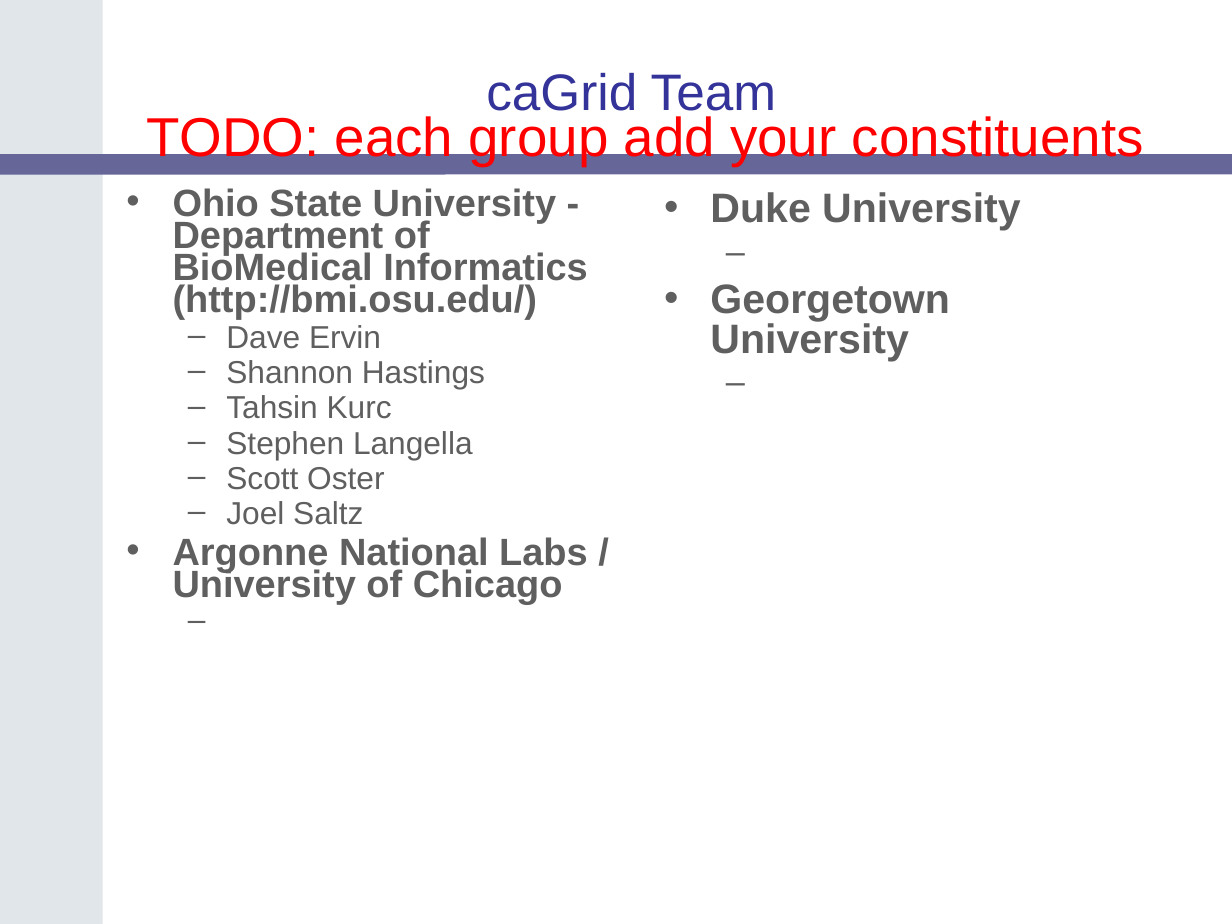
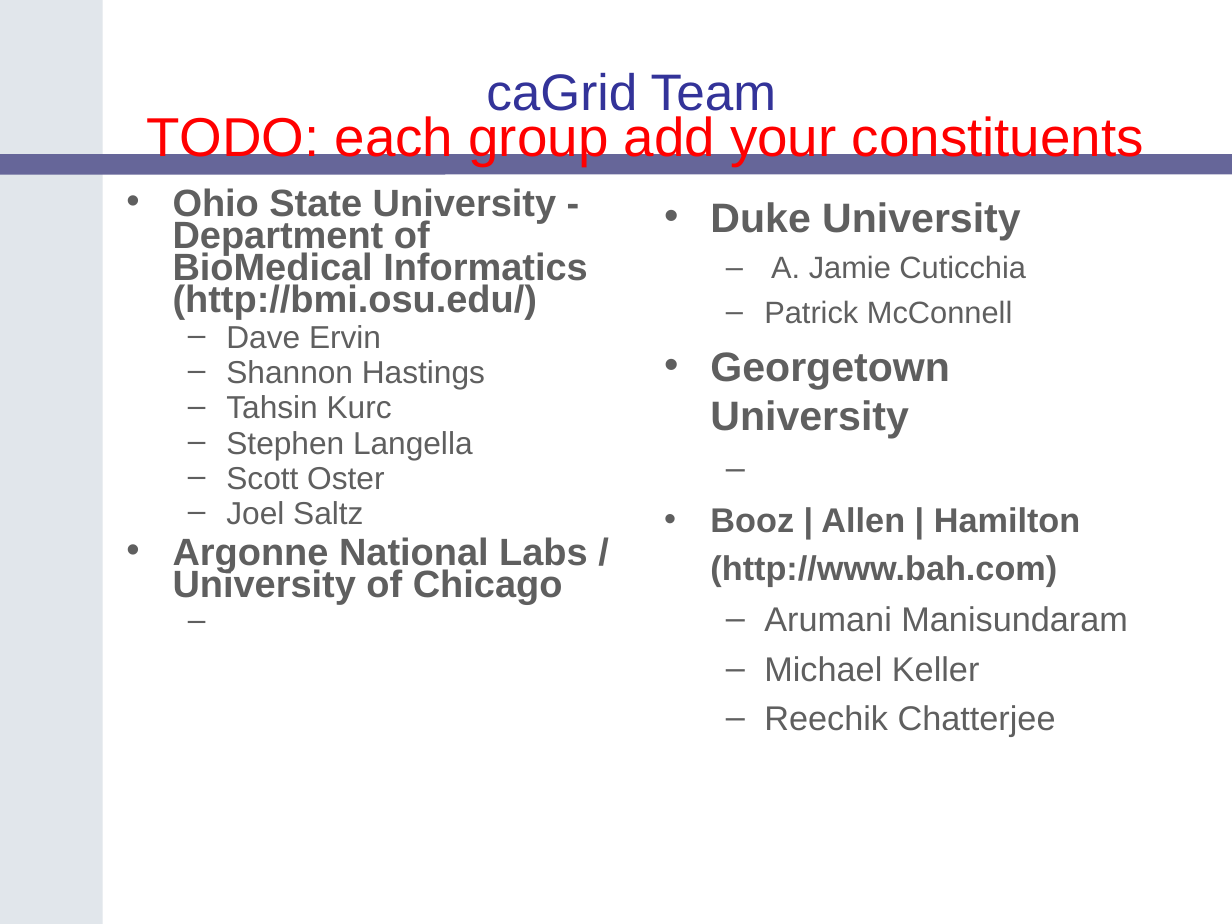
Before and after one commit to NCIP/cagrid-portal, a slide deck: slide 11 of cagrid-1-0/Documentation/presentations/200604_AnnualMeeting/caGrid-1.0-Demo.ppt. Drawn at 1232x924 pixels with LibreOffice and Linux fonts; fonts in the diff are those of the drawing; background and template pictures are left out. Boxes give left, top, right and bottom in pixels: in the first picture for what was removed or moved away, otherwise in the second. Text is boxed around its words. In the diff, an @@ line names an element or a change of style, - is before the commit and + after.

```diff
--- a/cagrid-1-0/Documentation/presentations/200604_AnnualMeeting/caGrid-1.0-Demo.ppt
+++ b/cagrid-1-0/Documentation/presentations/200604_AnnualMeeting/caGrid-1.0-Demo.ppt
@@ text at [710,202,1021,438]: line spacing 0.8 to 1 @@
@@ text at [764,255,1026,324]: paragraphs added @@
+  – A. Jamie Cuticchia
+  – Patrick McConnell
@@ text at [710,507,1128,737]: paragraphs added @@
+• Booz | Allen | Hamilton (http://www.bah.com)
+  – Arumani Manisundaram
+  – Michael Keller
+  – Reechik Chatterjee
```
Also in this commit, not shown: 5 slides added.
